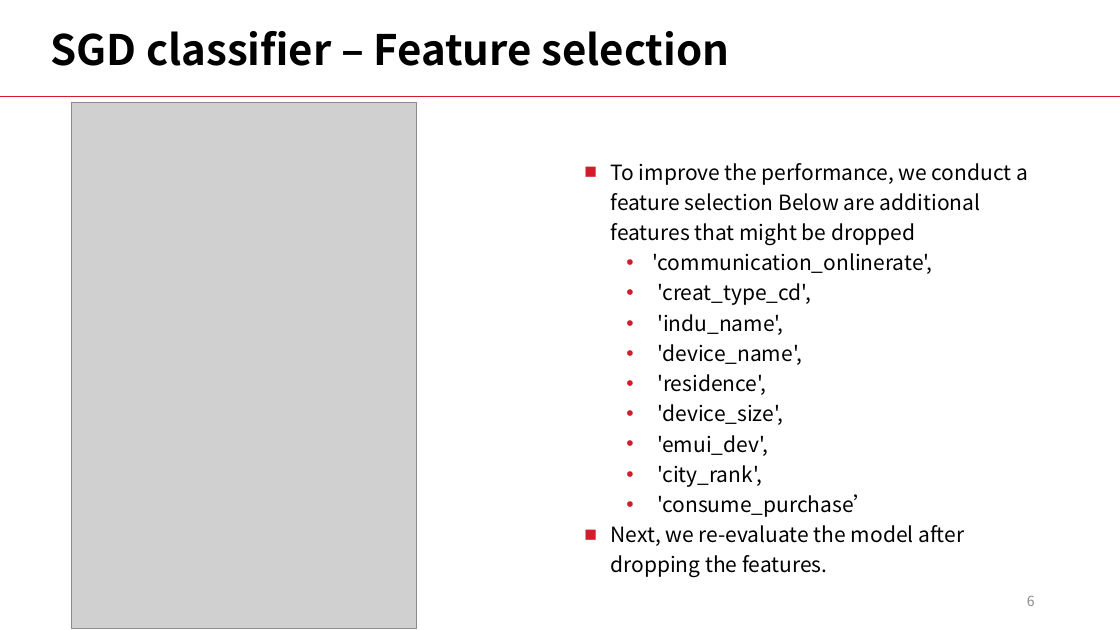
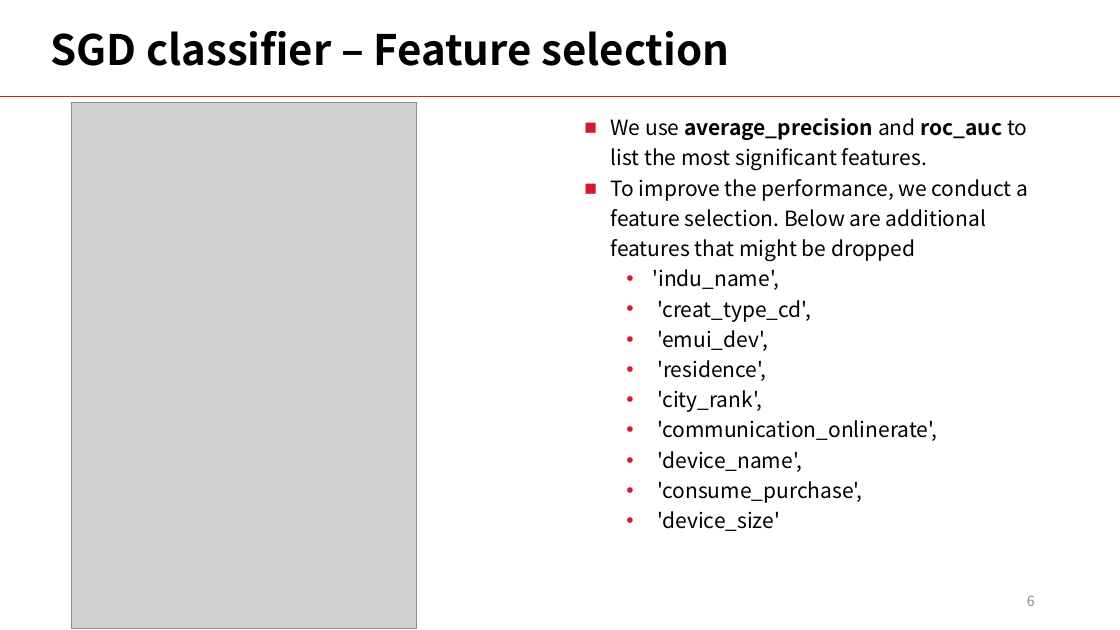
Before and after one commit to LiyangSong/Advertisement-CTR-Prediction, a slide deck: slide 6 of submissions/phase3/stepv.pptx. Drawn at 1120x630 pixels with LibreOffice and Linux fonts; fonts in the diff are those of the drawing; grey boxes stand for pictures. Boxes give left, top, right and bottom in pixels: in the first picture for what was removed or moved away, otherwise in the second. Text is boxed around its words. In the diff, an @@ line names an element or a change of style, - is before the commit and + after.

```diff
--- a/submissions/phase3/stepv.pptx
+++ b/submissions/phase3/stepv.pptx
@@ text "We use average_precision and roc_auc ...": place and size @@
-text "We use average_precision and roc_auc ..." at (611,163,1028,578)
+text "We use average_precision and roc_auc ..." at (611,118,1028,531)
@@ text at (611,118,1028,412): text changed @@
-■ To improve the performance, we conduct a feature selection Below are additional features that might be dropped
+■ We use average_precision and roc_auc to list the most significant features.
+■ To improve the performance, we conduct a feature selection. Below are additional features that might be dropped
+  • 'indu_name',
+  • 'creat_type_cd',
+  • 'emui_dev',
+  • 'residence',
+  • 'city_rank',
@@ text at (657,283,811,335): paragraphs removed @@
-  • 'creat_type_cd',
-  • 'indu_name',
@@ text at (657,481,863,531): text changed @@
-  • 'residence',
-  • 'device_size',
-  • 'emui_dev',
-  • 'city_rank',
-  • 'consume_purchase’
-■ Next, we re-evaluate the model after dropping the features.
+  • 'consume_purchase',
+  • 'device_size'
```
Also in this commit, not shown: 21 other slides changed.
